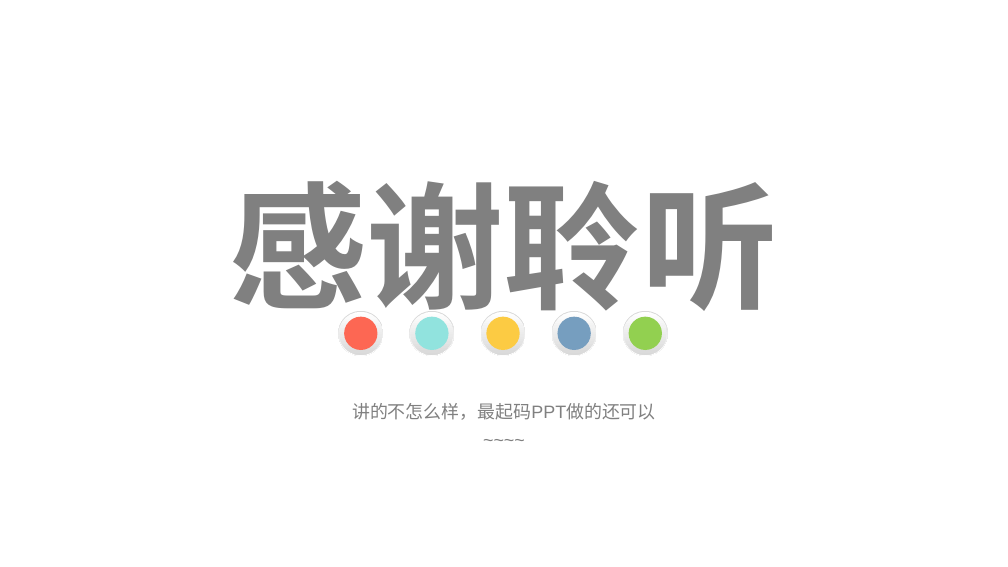
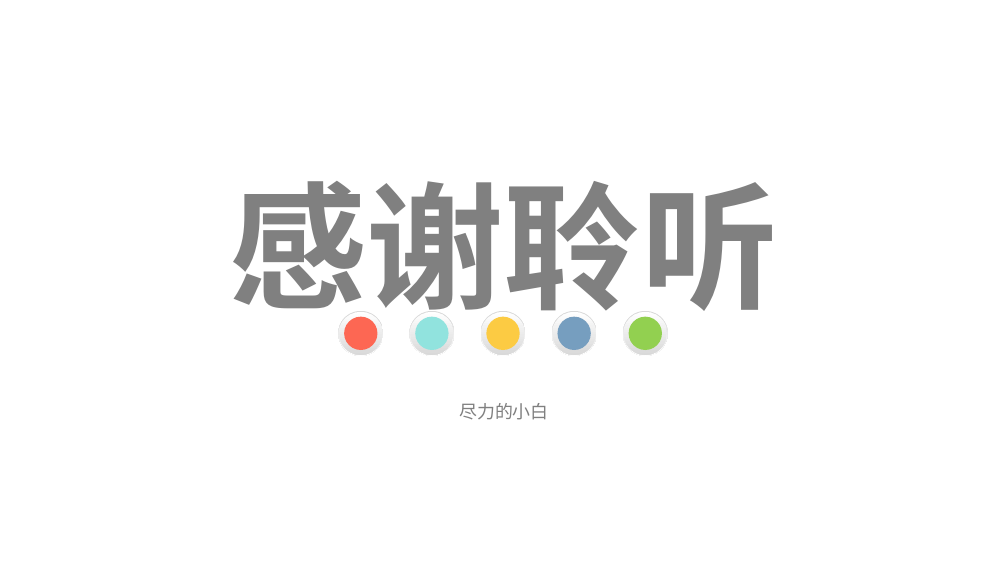
Before and after one commit to wangjinghuohuo/studySpring, a slide deck: slide 8 of qqq.pptx. Drawn at 1008x567 pixels with LibreOffice and Linux fonts; fonts in the diff are those of the drawing; background and template pictures are left out. Boxes give left, top, right and bottom in pixels: in the first picture for what was removed or moved away, otherwise in the second. Text is boxed around its words. In the diff, an @@ line names an element or a change of style, - is before the commit and + after.

```diff
--- a/qqq.pptx
+++ b/qqq.pptx
@@ text at <box>459,403,549,420</box>: text changed @@
-讲的不怎么样，最起码PPT做的还可以~~~~
+尽力的小白
```
Also in this commit, not shown: 2 slides added, 2 slides removed.
